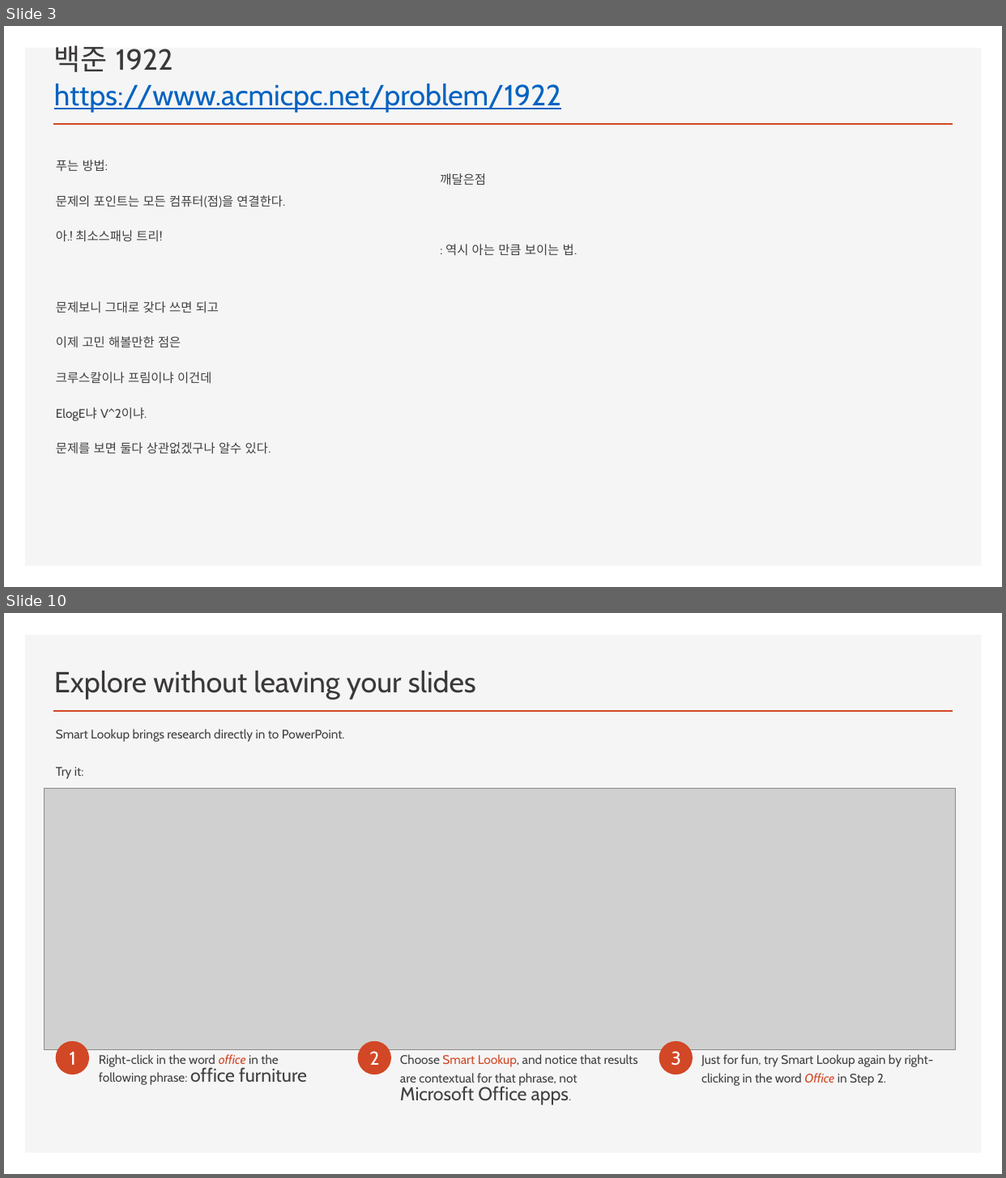
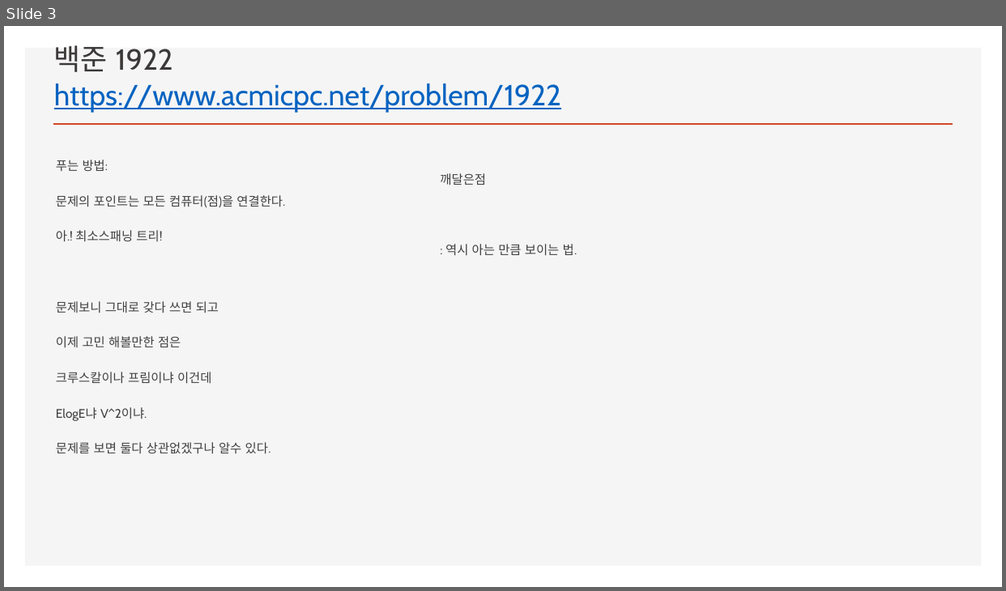
Before and after one commit to ckdgus0505/ACM, a slide deck: PPT 발표자료/이동석 2019년 8월 24일 알고스 문제풀이.pptx. Shown one above the other, each under a label of ours: slides 3 and 10 before the commit, slide 3 after it; the slides between them are not shown. The pictures are 1006x1178 and 1006x591 pixels, drawn with LibreOffice and Linux fonts; fonts in the diff are those of the drawing; grey boxes stand for pictures. Boxes give left, top, right and bottom in pixels: in the first picture for what was removed or moved away, otherwise in the second. Text is boxed around its words. In the diff, an @@ line names an element or a change of style, - is before the commit and + after.

```diff
--- a/PPT 발표자료/이동석 2019년 8월 24일 알고스 문제풀이.pptx
+++ b/PPT 발표자료/이동석 2019년 8월 24일 알고스 문제풀이.pptx
@@ slide 10 removed at [4, 613, 1002, 1174], background #FFFFFF; not listed: 2 template elements that a slide beside it also shows @@
@@ title removed at [54, 671, 476, 699] @@
-Explore without leaving your slides
@@ text removed at [56, 729, 345, 779] @@
-Smart Lookup brings research directly in to PowerPoint.
-Try it:
@@ picture removed at [44, 789, 956, 1051] @@
@@ ellipse removed at [56, 1041, 89, 1075] @@
@@ ellipse removed at [358, 1041, 392, 1075] @@
@@ ellipse removed at [659, 1041, 692, 1075] @@
@@ text removed at [70, 1052, 76, 1065] @@
-1
@@ text removed at [99, 1054, 307, 1085] @@
-Right-click in the word office in the following phrase: office furniture
@@ text removed at [369, 1051, 379, 1065] @@
-2
@@ text removed at [400, 1054, 638, 1105] @@
-Choose Smart Lookup, and notice that results are contextual for that phrase, not Microsoft Office apps.
@@ text removed at [671, 1051, 681, 1066] @@
-3
@@ text removed at [701, 1054, 934, 1086] @@
-Just for fun, try Smart Lookup again by right-clicking in the word Office in Step 2.
```
Also in this commit, not shown: 1 slide changed, 1 slide added, 6 other slides removed.
